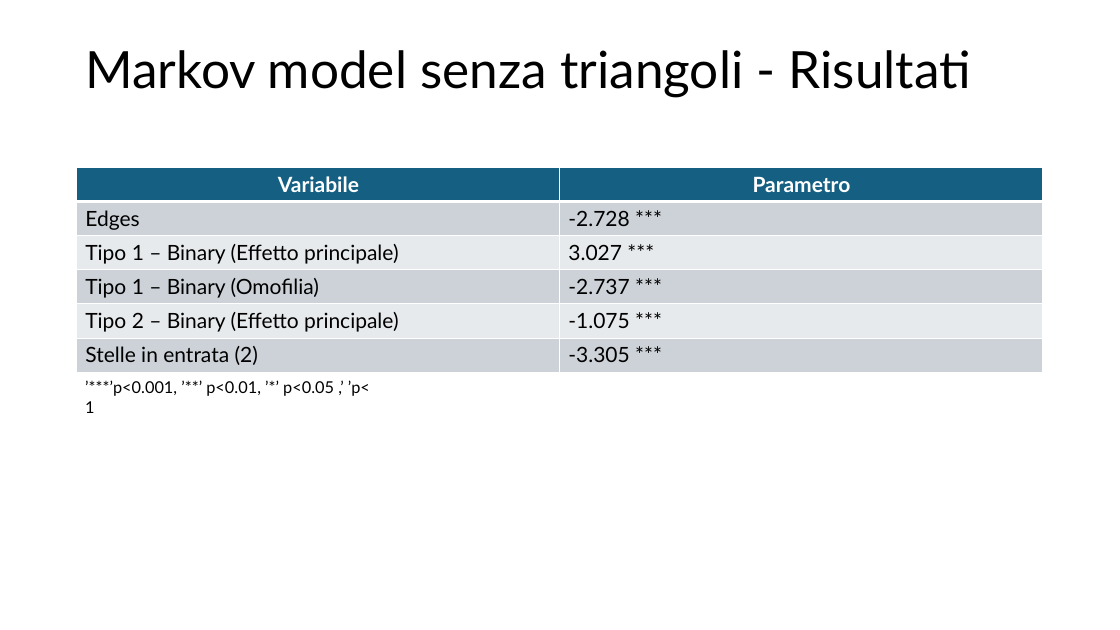
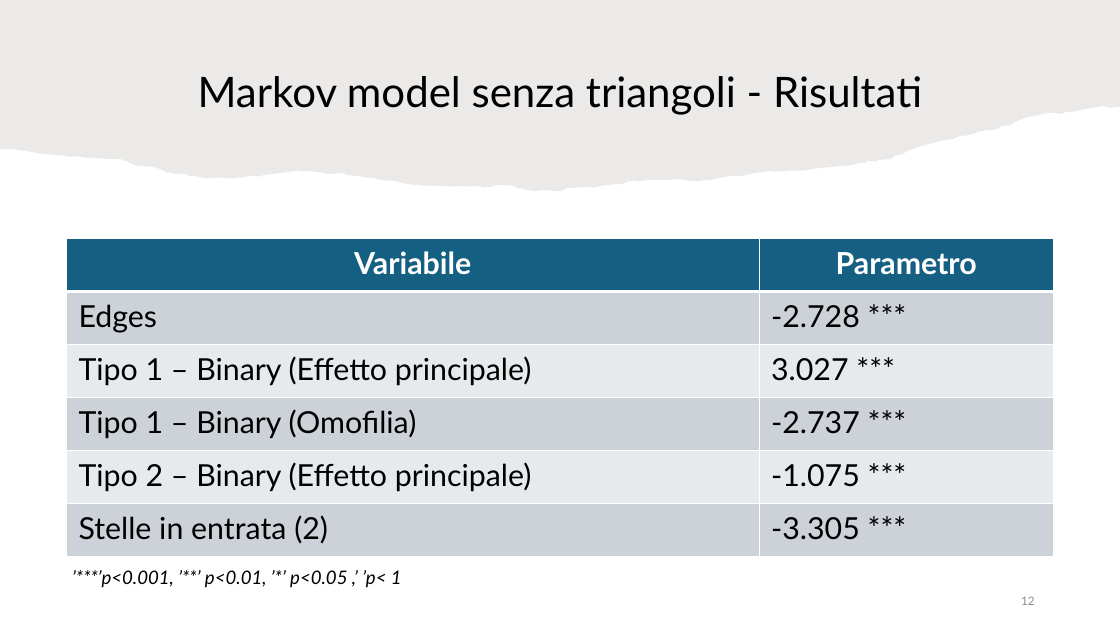
Before and after one commit to cMancio00/sand-2024, a slide deck: slide 12 of Analysis of visual cortical neurons of mice.pptx. Drawn at 1120x630 pixels with LibreOffice and Linux fonts; fonts in the diff are those of the drawing. Boxes give left, top, right and bottom in pixels: in the first picture for what was removed or moved away, otherwise in the second. Text is boxed around its words. In the diff, an @@ line names an element or a change of style, - is before the commit and + after.

```diff
--- a/Analysis of visual cortical neurons of mice.pptx
+++ b/Analysis of visual cortical neurons of mice.pptx
@@ freeform shape added at (0, 0, 1120, 192), fill #82766A at 15% opacity @@
@@ title "Markov model senza triangoli - ...": place and size @@
-title "Markov model senza triangoli - ..." at (85, 50, 971, 97)
+title "Markov model senza triangoli - ..." at (198, 76, 922, 115)
@@ title "Markov model senza triangoli - ..." at (198, 76, 922, 115): size 44 to 36 pt; alignment left to centre; vertical alignment middle to bottom @@
@@ table at (66, 239, 1054, 557) @@
@@ size 18 to 26 pt @@
@@ table: place and size @@
-table at (77, 168, 1044, 372)
+table at (66, 239, 1054, 557)
@@ text "’***’p<0.001, ’**’ p<0.01, ’*’ p<0.05 ...": place and size @@
-text "’***’p<0.001, ’**’ p<0.01, ’*’ p<0.05 ..." at (85, 380, 370, 413)
+text "’***’p<0.001, ’**’ p<0.01, ’*’ p<0.05 ..." at (72, 570, 402, 588)
@@ text "’***’p<0.001, ’**’ p<0.01, ’*’ p<0.05 ..." at (72, 570, 402, 588): size 14 to 16 pt, italic on; alignment left to centre; line spacing 1 to 0.9; more space between paragraphs @@
@@ page number added at (1021, 596, 1034, 605), 10 pt, text #8C8C8C @@
+12
```
Also in this commit, not shown: 13 other slides changed, 4 slides added, 1 slide removed.
